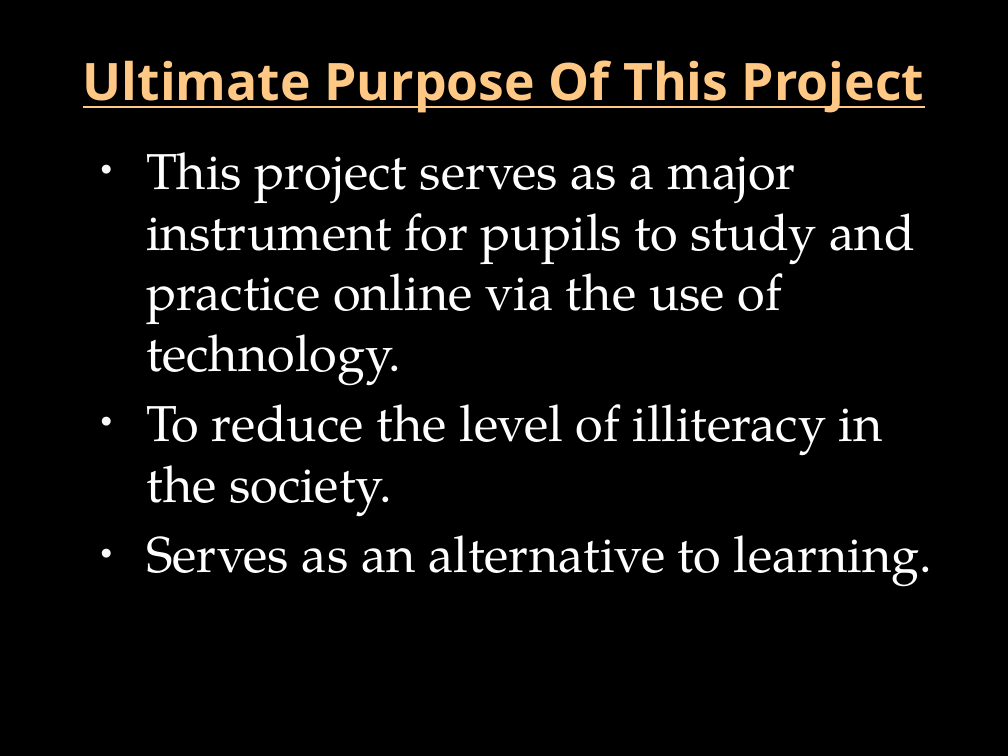
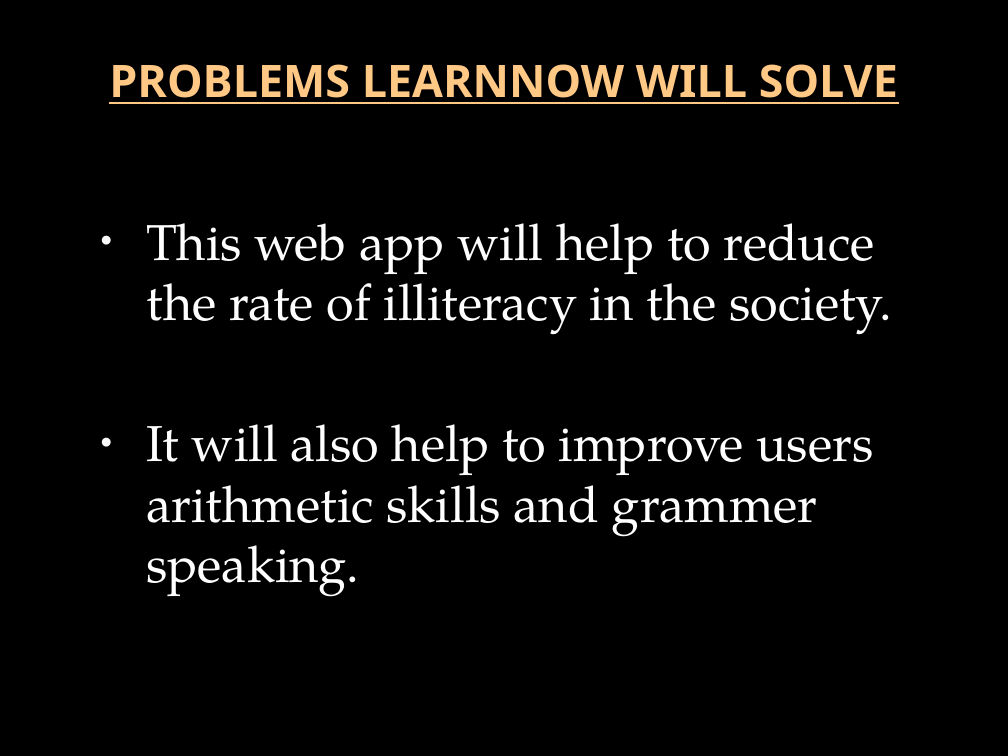
Before and after one commit to kazmanbanj/LearnNow, a slide deck: slide 2 of Proposal/LearnNow-Proposal.pptx (slide 3 before the commit). Drawn at 1008x756 pixels with LibreOffice and Linux fonts; fonts in the diff are those of the drawing; background and template pictures are left out. Boxes give left, top, right and bottom in pixels: in the first picture for what was removed or moved away, otherwise in the second. Text is boxed around its words. In the diff, an @@ line names an element or a change of style, - is before the commit and + after.

```diff
--- a/Proposal/LearnNow-Proposal.pptx
+++ b/Proposal/LearnNow-Proposal.pptx
@@ title at [109, 64, 898, 104]: text changed; size 36.9 to 32 pt @@
-Ultimate Purpose Of This Project
+PROBLEMS LEARNNOW WILL SOLVE
@@ text at [146, 223, 891, 597]: text changed @@
-• This project serves as a major instrument for pupils to study and practice online via the use of technology.
-• To reduce the level of illiteracy in the society.
-• Serves as an alternative to learning.
+• This web app will help to reduce the rate of illiteracy in the society.
+• It will also help to improve users arithmetic skills and grammer speaking.
```
Also in this commit, not shown: 1 other slide changed, 2 slides added, 5 slides removed, 15 other files.
